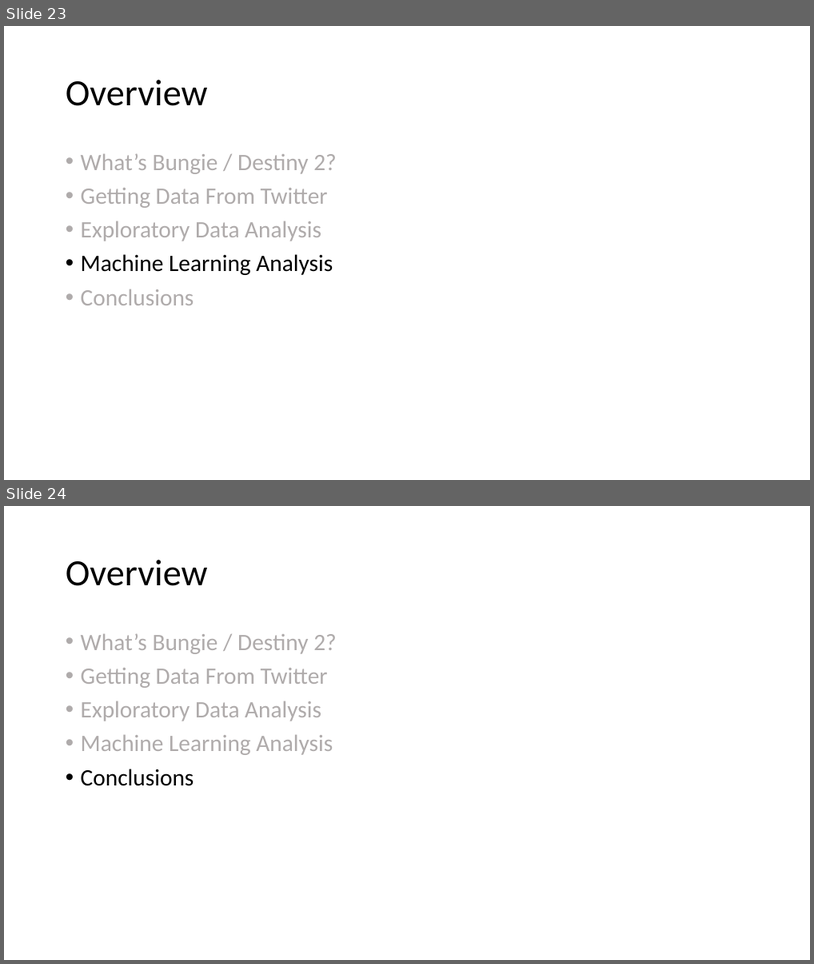
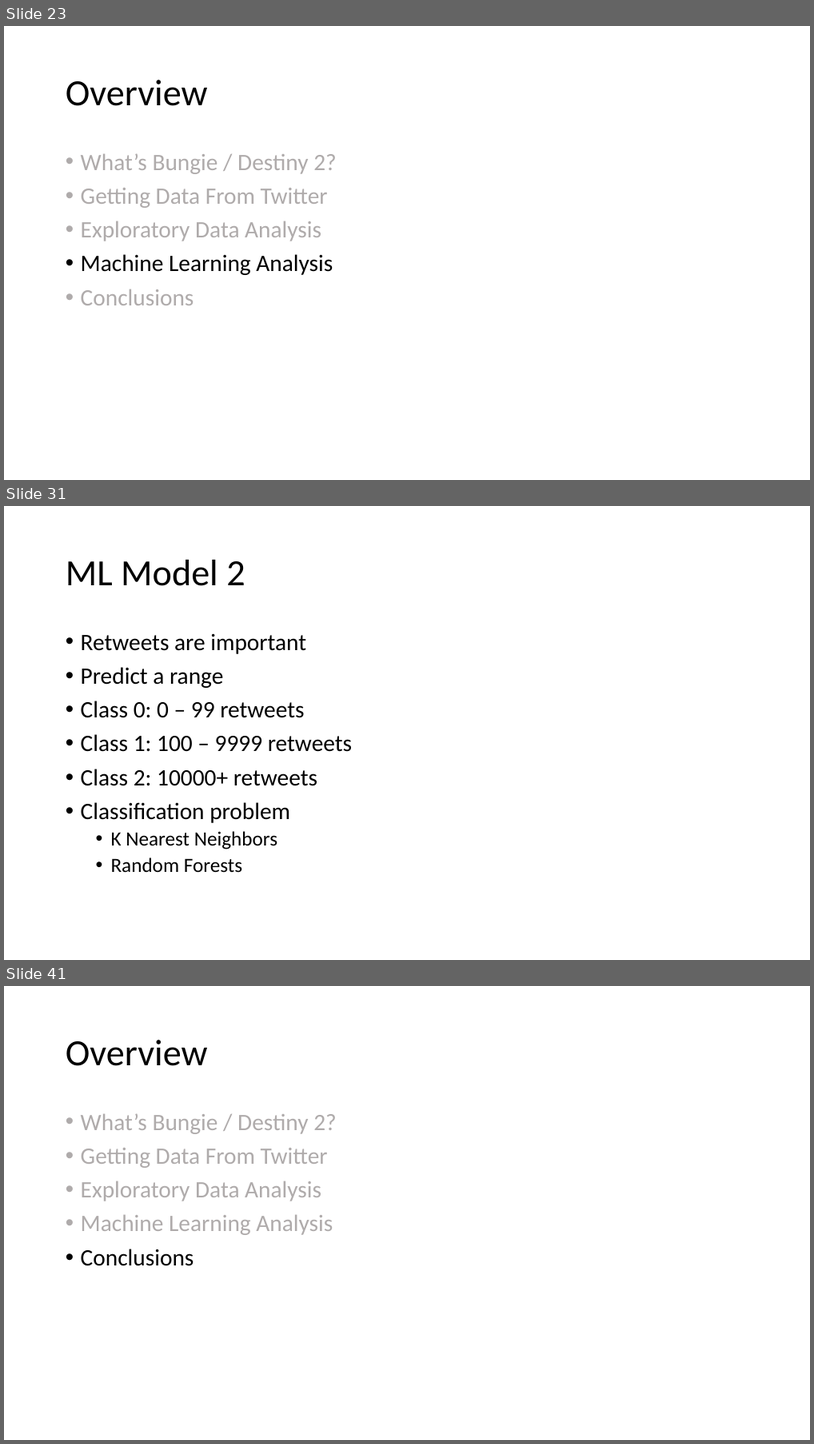
Before and after one commit to salvis2/SpringboardAlvis, a slide deck: capstone_project_2/reports/capstone_project_2_presentation.pptx. Shown one above the other, each under a label of ours: slides 23 and 24 before the commit, slides 23, 31 and 41 after it; the slides between them are not shown. The pictures are 814x964 and 814x1444 pixels, drawn with LibreOffice and Linux fonts; fonts in the diff are those of the drawing. Boxes give left, top, right and bottom in pixels: in the first picture for what was removed or moved away, otherwise in the second. Text is boxed around its words. In the diff, an @@ line names an element or a change of style, - is before the commit and + after.

```diff
--- a/capstone_project_2/reports/capstone_project_2_presentation.pptx
+++ b/capstone_project_2/reports/capstone_project_2_presentation.pptx
@@ slide 31 added at (x1=4, y1=506, x2=810, y2=960), background #FFFFFF @@
@@ title added at (x1=66, y1=560, x2=245, y2=586), 44 pt, text #000000 @@
+ML Model 2
@@ text added at (x1=81, y1=633, x2=352, y2=872), 28 pt, text #000000 @@
+• Retweets are important
+• Predict a range
+• Class 0: 0 – 99 retweets
+• Class 1: 100 – 9999 retweets
+• Class 2: 10000+ retweets
+• Classification problem
+  • K Nearest Neighbors
+  • Random Forests
@@ what was slide 24 is now slide 41 @@
```
Also in this commit, not shown: 8 slides changed, 18 other slides added, 1 other file.
